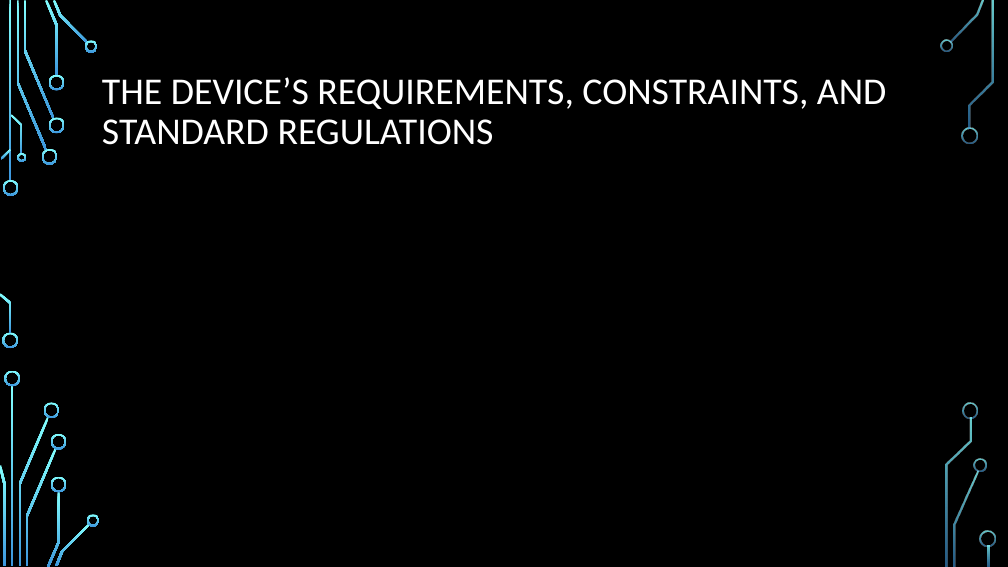
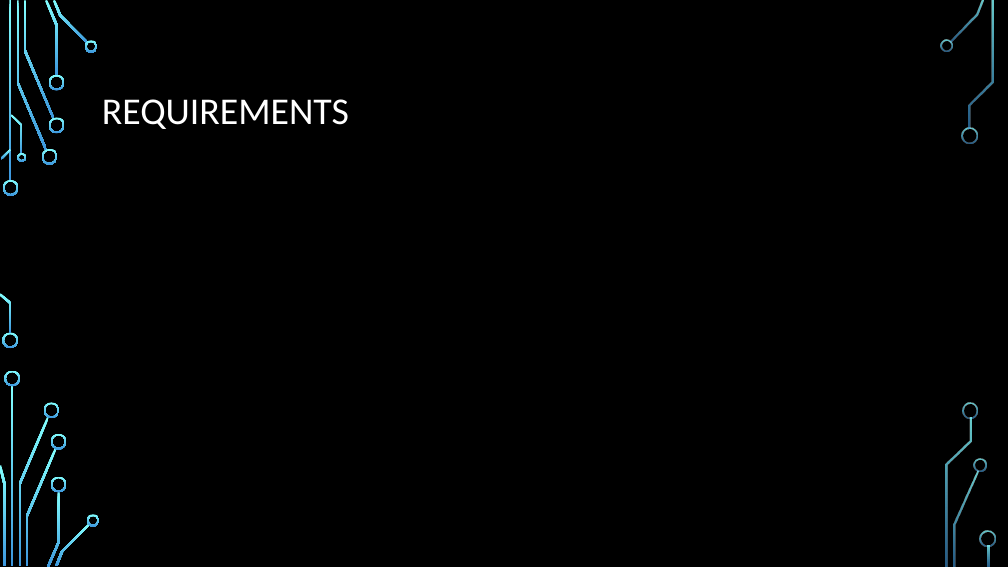
Before and after one commit to dontaylor6000/Group27_Tracker, a slide deck: slide 6 of Documentation/PDR.pptx (slide 8 before the commit). Drawn at 1008x567 pixels with LibreOffice and Linux fonts; fonts in the diff are those of the drawing; background and template pictures are left out. Boxes give left, top, right and bottom in pixels: in the first picture for what was removed or moved away, otherwise in the second. Text is boxed around its words. In the diff, an @@ line names an element or a change of style, - is before the commit and + after.

```diff
--- a/Documentation/PDR.pptx
+++ b/Documentation/PDR.pptx
@@ title at box(102, 99, 349, 129): text changed @@
-THE DEVICE’S REQUIREMENTS, CONSTRAINTS, AND STANDARD REGULATIONS
+REQUIREMENTS
```
Also in this commit, not shown: 4 other slides changed, 9 slides added, 3 slides removed.
